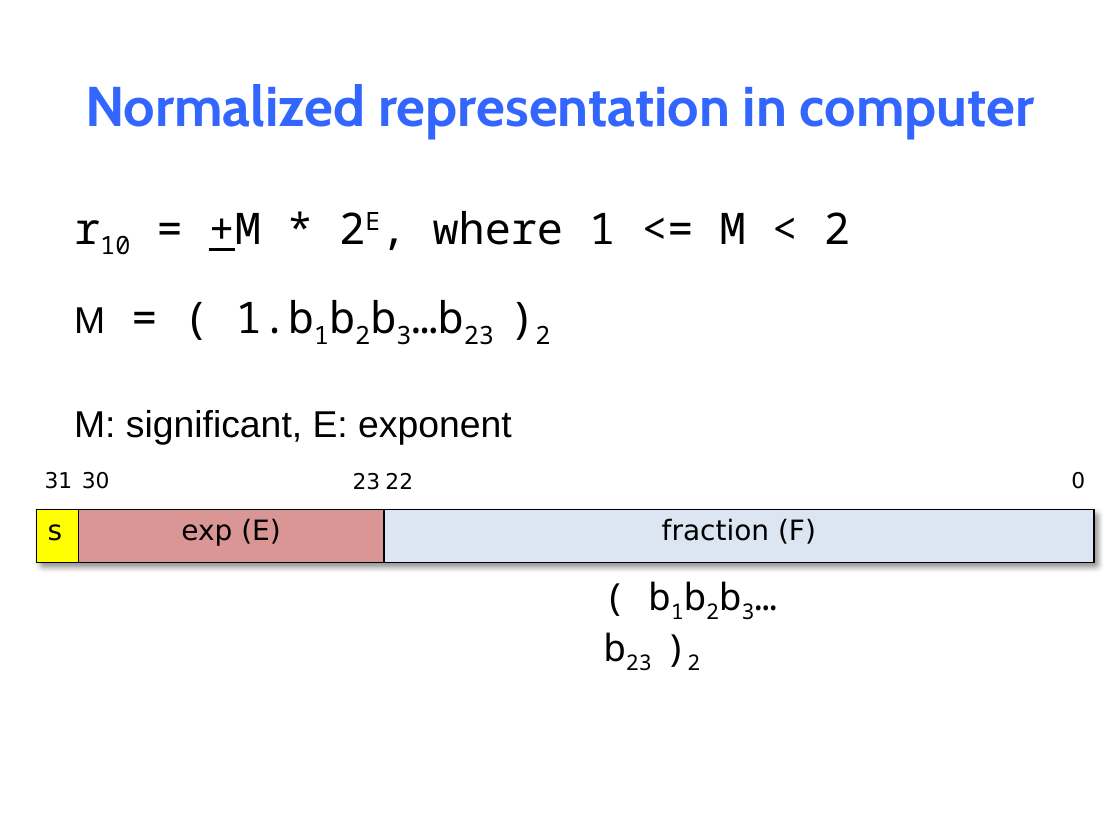
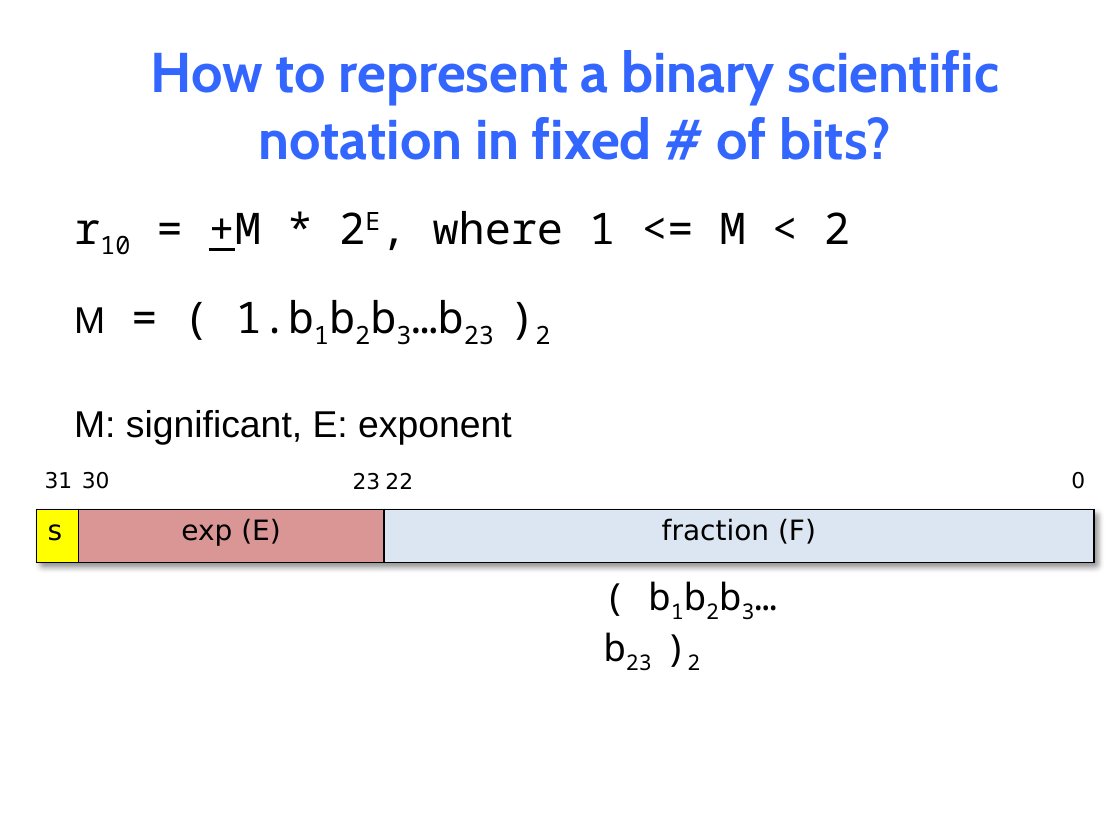
Before and after one commit to NYU-CSO/nyu-cso.github.io, a slide deck: slide 24 of notes/03-floats.pptx (slide 27 before the commit). Drawn at 1120x840 pixels with LibreOffice and Linux fonts; fonts in the diff are those of the drawing. Boxes give left, top, right and bottom in pixels: in the first picture for what was removed or moved away, otherwise in the second. Text is boxed around its words. In the diff, an @@ line names an element or a change of style, - is before the commit and + after.

```diff
--- a/notes/03-floats.pptx
+++ b/notes/03-floats.pptx
@@ title at (151, 50, 999, 160): text changed @@
-Normalized representation in computer
+How to represent a binary scientific notation in fixed # of bits?
```
Also in this commit, not shown: 34 other slides changed, 3 slides removed, 1 other file.
